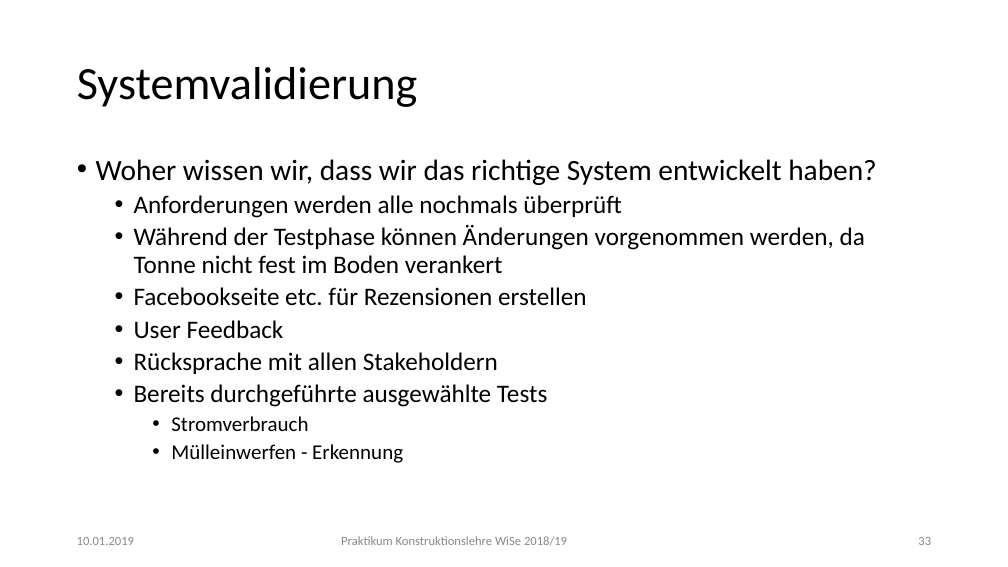
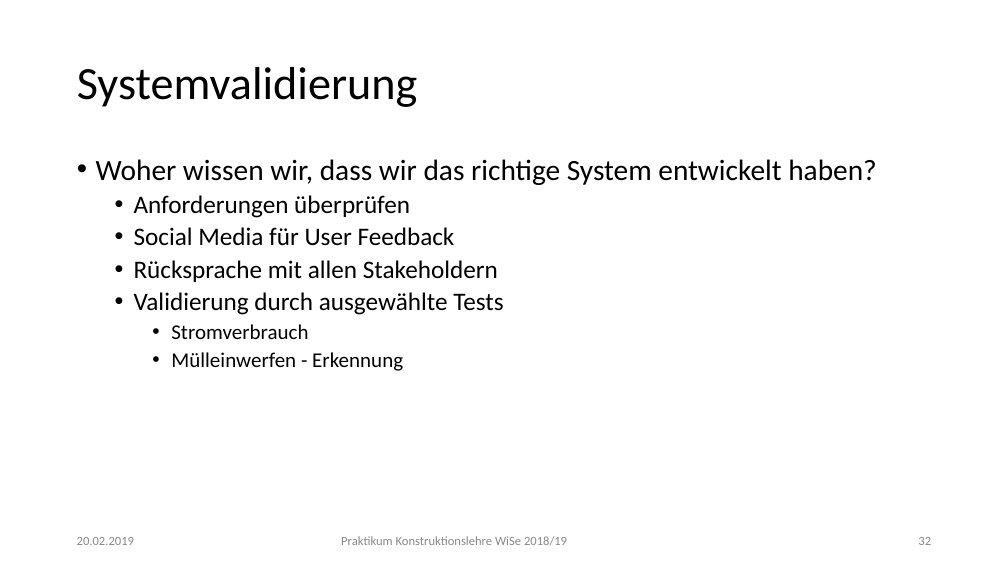
Before and after one commit to KLPraktikum/Code, a slide deck: slide 32 of Praktikum_KonLe_Doku_opendocument.odp (slide 33 before the commit). Drawn at 1008x567 pixels with LibreOffice and Linux fonts; fonts in the diff are those of the drawing; background and template pictures are left out. Boxes give left, top, right and bottom in pixels: in the first picture for what was removed or moved away, otherwise in the second. Text is boxed around its words. In the diff, an @@ line names an element or a change of style, - is before the commit and + after.

```diff
--- a/Praktikum_KonLe_Doku_opendocument.odp
+++ b/Praktikum_KonLe_Doku_opendocument.odp
@@ text at (x1=134, y1=195, x2=455, y2=246): text changed @@
-  • Anforderungen werden alle nochmals überprüft
-  • Während der Testphase können Änderungen vorgenommen werden, da Tonne nicht fest im Boden verankert
-  • Facebookseite etc. für Rezensionen erstellen
-  • User Feedback
+  • Anforderungen überprüfen
+  • Social Media für User Feedback
@@ text at (x1=134, y1=292, x2=503, y2=315): text changed @@
-  • Bereits durchgeführte ausgewählte Tests
+  • Validierung durch ausgewählte Tests
@@ text at (x1=77, y1=537, x2=134, y2=545): text changed @@
-10.01.2019
+20.02.2019
```
Also in this commit, not shown: 32 other slides changed, 1 slide removed, 1 other file.
